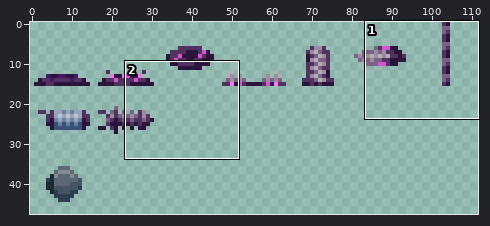
Pixel-art file: Aseprite/Items/equipment sprites.aseprite. Above: a wide view before the commit, with the close-up outlined.
Close-up. The starting point:
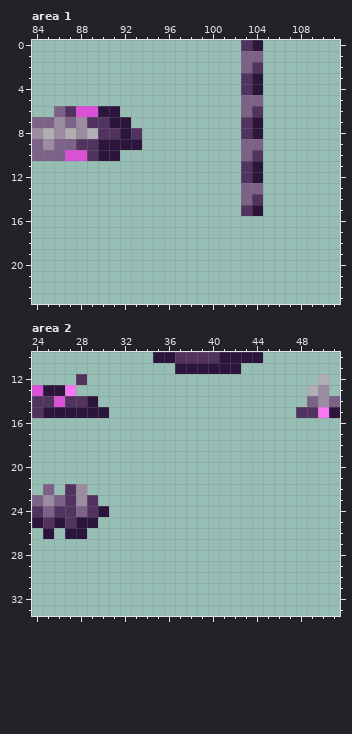
112x48 pixels, 1 frame. Shown: area 1: x 84..111, y 0..23; area 2: x 24..51, y 10..33.
After:
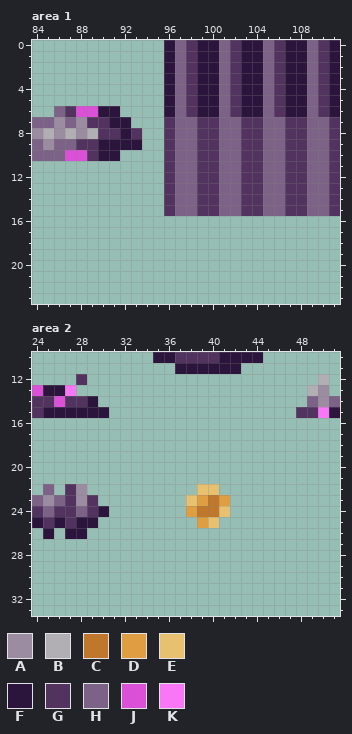
Palette (. is transparent): A #9b8ca1  B #b2afb4  C #be772b  D #de9e41  E #e8c170  F #2c153d  G #52325e  H #7c6286  J #da51d7  K #f977f6
The commit says: rope stuff, reorganised equipment objects
Diff:
layer "Layer 2" added
Area 1, layer "Layer 2":
y 0: x 96..103 .......G -> FHGFFHGF; x 105..111 ....... -> HGFFHGF
y 1: x 96..111 .......HH....... -> FHGFFHGFFHGFFHGF
y 2: x 96..111 .......HG....... -> FHGFFHGFFHGFFHGF
y 3..4: x 96..103 .......G -> FHGFFHGF; x 105..111 ....... -> HGFFHGF
y 5: x 96..111 .......HH....... -> FHGFFHGFFHGFFHGF
y 6: x 96..111 .......HG....... -> FHGFFHGFFHGFFHGF
y 7..8: x 96..102 ....... -> GHHGGHH; x 104..111 F....... -> GHHGGHHG
y 9: x 96..111 .......HH....... -> GHHGGHHGGHHGGHHG
y 10: x 96..103 .......H -> GHHGGHHG; x 105..111 ....... -> HHGGHHG
y 11..12: x 96..102 ....... -> GHHGGHH; x 104..111 F....... -> GHHGGHHG
y 13: x 96..111 .......HH....... -> GHHGGHHGGHHGGHHG
y 14: x 96..103 .......H -> GHHGGHHG; x 105..111 ....... -> HHGGHHG
y 15: x 96..102 ....... -> GHHGGHH; x 104..111 F....... -> GHHGGHHG
Area 2, layer "Layer 2":
y 22: x 39..40 .. -> EE
y 23: x 38..41 .... -> EDCD
y 24: x 38..41 .... -> DCCE
y 25: x 39..40 .. -> DE
